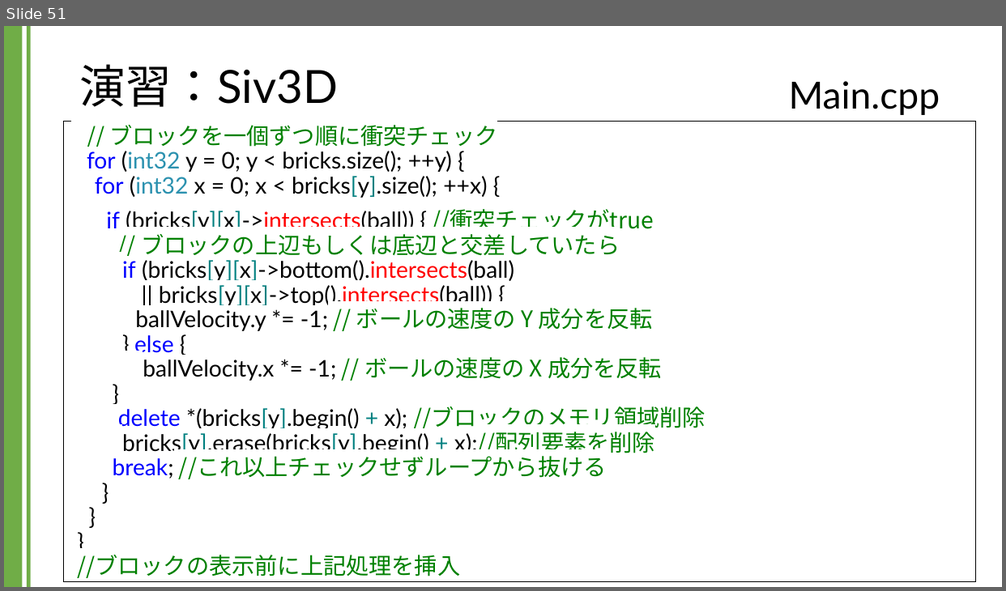
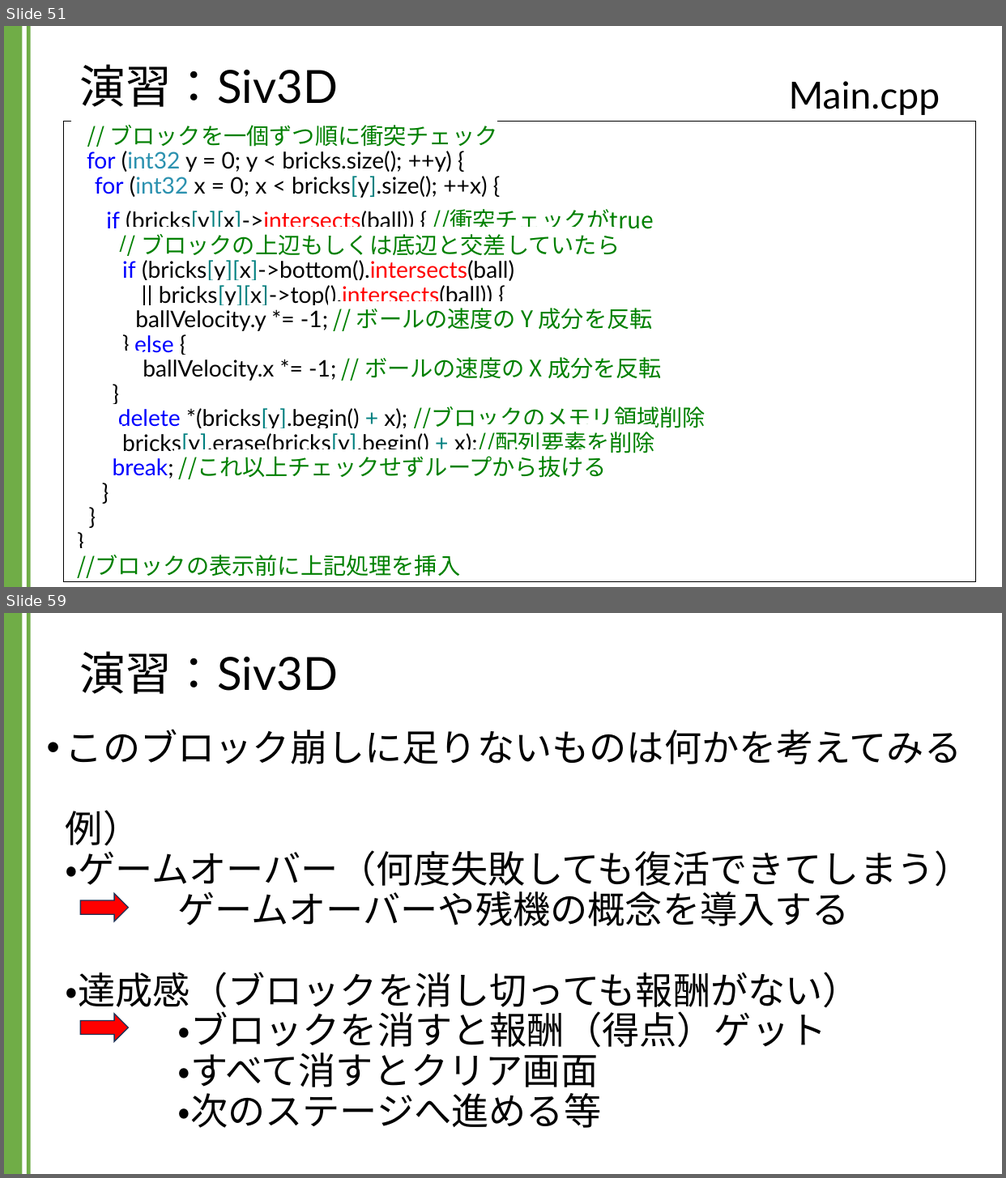
Before and after one commit to kic-murata/cpp2024, a slide deck: 授業資料/演習課題：Siv3D.pptx. Shown one above the other, each under a label of ours: slide 51 before the commit, slides 51 and 59 after it; the slides between them are not shown. The pictures are 1006x591 and 1006x1178 pixels, drawn with LibreOffice and Linux fonts; fonts in the diff are those of the drawing; background and template pictures are left out. Boxes give left, top, right and bottom in pixels: in the first picture for what was removed or moved away, otherwise in the second. Text is boxed around its words. In the diff, an @@ line names an element or a change of style, - is before the commit and + after.

```diff
--- a/授業資料/演習課題：Siv3D.pptx
+++ b/授業資料/演習課題：Siv3D.pptx
@@ slide 59 added at (x1=4, y1=613, x2=1002, y2=1174), background #FFFFFF; not listed: 2 template elements that a slide beside it also shows @@
@@ title added at (x1=80, y1=651, x2=338, y2=694), 44 pt, text #000000 @@
+演習：Siv3D
@@ text added at (x1=66, y1=729, x2=972, y2=1128), 36 pt, text #000000 @@
+• このブロック崩しに足りないものは何かを考えてみる
+  例）
+  ・ゲームオーバー（何度失敗しても復活できてしまう）
+  ゲームオーバーや残機の概念を導入する
+  ・達成感（ブロックを消し切っても報酬がない）
+  ・ブロックを消すと報酬（得点）ゲット
+  ・すべて消すとクリア画面
+  ・次のステージへ進める等
@@ right arrow added at (x1=80, y1=894, x2=128, y2=922), fill #FF0000, outline #1E3256 1 pt @@
@@ right arrow added at (x1=80, y1=1014, x2=128, y2=1042), fill #FF0000, outline #1E3256 1 pt @@
```
Also in this commit, not shown: 3 slides changed, 9 other slides added.
